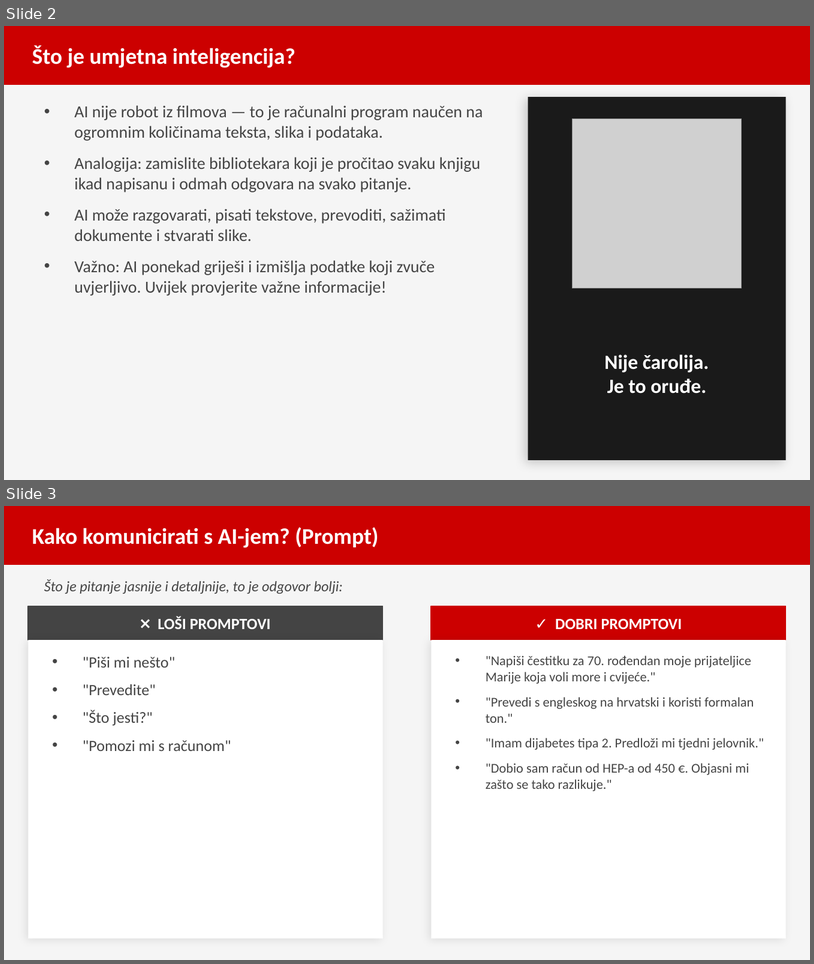
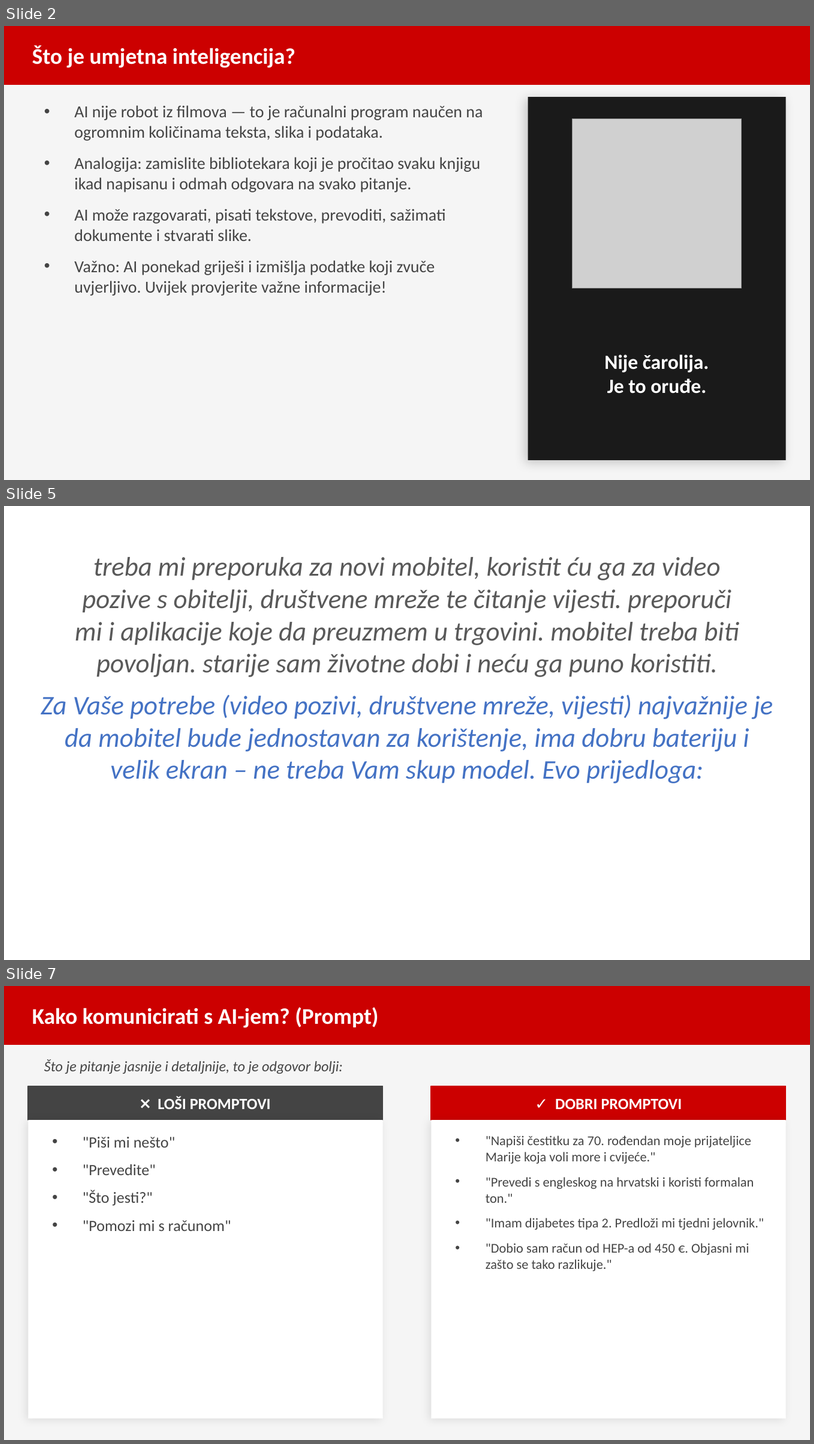
Before and after one commit to brunobilandzic/dipl, a slide deck: praksa/RAST/izradaprezentacije/AI_alati_prezentacija.pptx. Shown one above the other, each under a label of ours: slides 2 and 3 before the commit, slides 2, 5 and 7 after it; the slides between them are not shown. The pictures are 814x964 and 814x1444 pixels, drawn with LibreOffice and Linux fonts; fonts in the diff are those of the drawing; grey boxes stand for pictures. Boxes give left, top, right and bottom in pixels: in the first picture for what was removed or moved away, otherwise in the second. Text is boxed around its words. In the diff, an @@ line names an element or a change of style, - is before the commit and + after.

```diff
--- a/praksa/RAST/izradaprezentacije/AI_alati_prezentacija.pptx
+++ b/praksa/RAST/izradaprezentacije/AI_alati_prezentacija.pptx
@@ slide 5 added at (4,506,810,960), background #FFFFFF @@
@@ text added at (75,557,739,677), 24 pt, text #595959, italic @@
+treba mi preporuka za novi mobitel, koristit ću ga za video pozive s obitelji, društvene mreže te čitanje vijesti. preporuči mi i aplikacije koje da preuzmem u trgovini. mobitel treba biti povoljan. starije sam životne dobi i neću ga puno koristiti.
@@ text added at (41,694,773,783), 24 pt, text #4472C4, italic @@
+Za Vaše potrebe (video pozivi, društvene mreže, vijesti) najvažnije je da mobitel bude jednostavan za korištenje, ima dobru bateriju i velik ekran – ne treba Vam skup model. Evo prijedloga:
@@ what was slide 3 is now slide 7 @@
```
Also in this commit, not shown: 3 other slides added, 29 other files.
